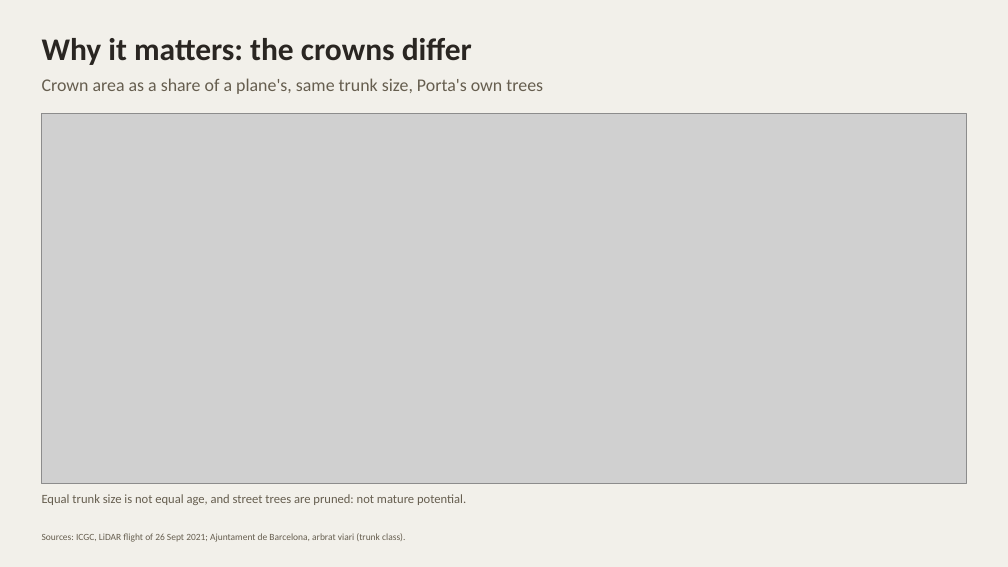
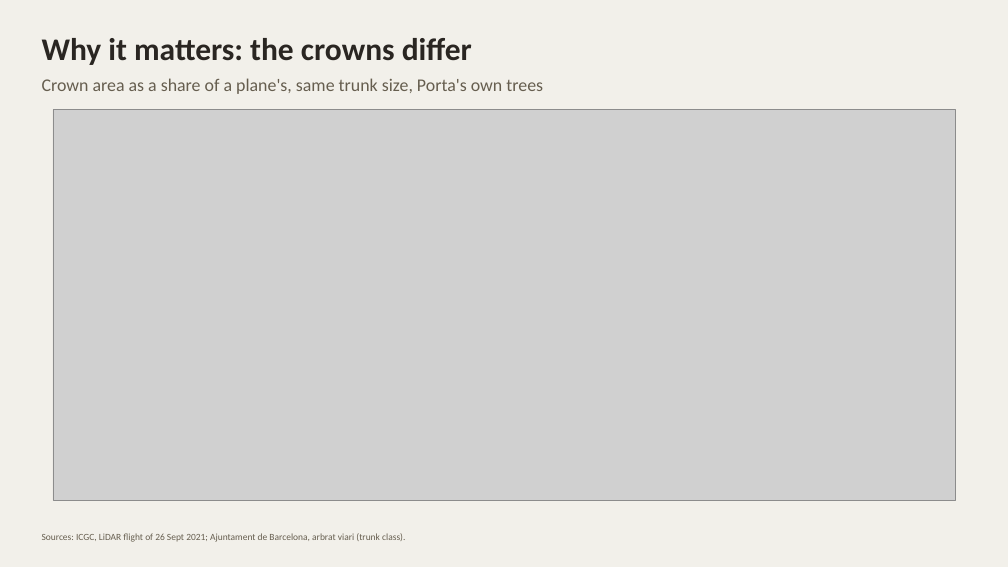
Before and after one commit to giofox96/shade-and-sponge, a slide deck: slide 6 of slides/shade_and_sponge_10nov_google.pptx. Drawn at 1008x567 pixels with LibreOffice and Linux fonts; fonts in the diff are those of the drawing; grey boxes stand for pictures. Boxes give left, top, right and bottom in pixels: in the first picture for what was removed or moved away, otherwise in the second. Text is boxed around its words. In the diff, an @@ line names an element or a change of style, - is before the commit and + after.

```diff
--- a/slides/shade_and_sponge_10nov_google.pptx
+++ b/slides/shade_and_sponge_10nov_google.pptx
@@ picture: place and size @@
-picture at (42, 113, 966, 484)
+picture at (53, 110, 955, 501)
@@ text removed at (42, 494, 466, 505) @@
-Equal trunk size is not equal age, and street trees are pruned: not mature potential.
```
Also in this commit, not shown: 10 other slides changed, 15 other files.
